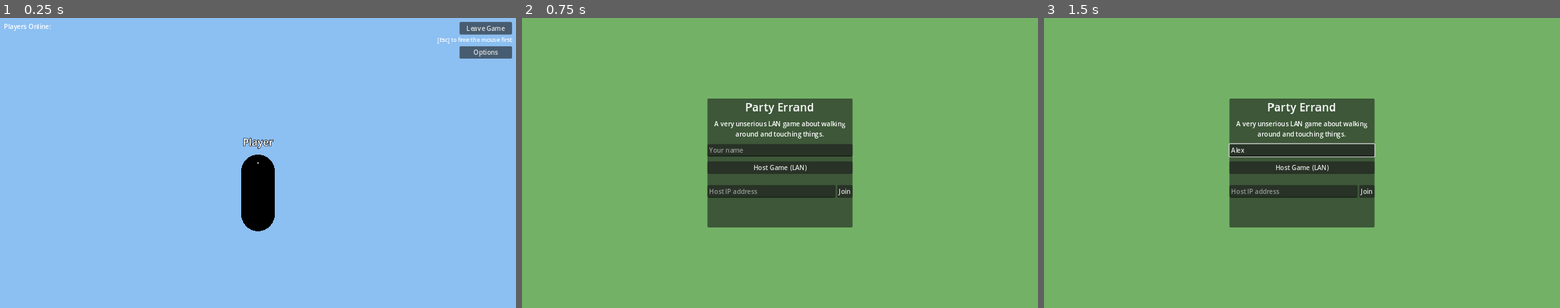
Above: before the commit, frames 1-3 (left to right).
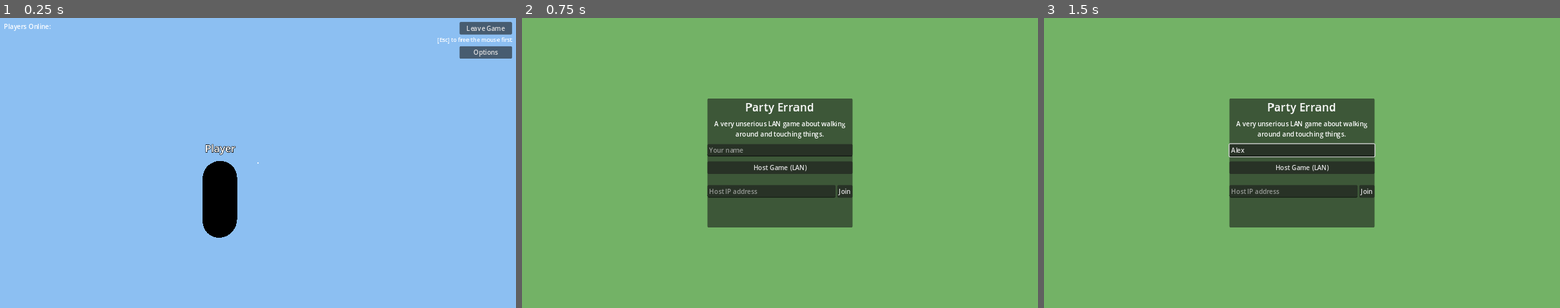
Above: after the commit, the same moments.

Repository: metheglin28/3dgame
Game: Godot game, scene res://scenes/player.tscn
The game is run twice, just before and just after one commit, with the same random seed, the same clock (stepped at 60 frames per second) and the same inputs. This scene is started directly instead of the project's main scene.
Inputs (mouse positions are in pixels of both pictures, inside the frame that each line leads up to):
- Up to frame 1 (0.25 s): no input
- Up to frame 2 (0.75 s): click "Leave Game" at 0.5 s
- Up to frame 3 (1.5 s): click (1302, 151) at 1.27 s; type "Alex" at 1.35 s

The runs differ from the first frame. In frame 1, 3.4% of the frame differs, in the area x 39-54%, y 41-76%; in frame 2, nothing differs; in frame 3, nothing differs.

Commit message:
Fix the revolver: flat bullets + over-shoulder aim that clears the model
Two funky things about the cowboy gun.

- Bullets dipped: the bullet carried gravity_scale 0.15, so it arced down over
  its flight. Set to 0 -- it now flies dead flat at full speed.

- Aim was blocked by your own model: the third-person camera sat dead behind
  the player, so the body filled screen-center exactly where you aim. The
  camera now rides over the right shoulder (SpringArm offset 0.9 right, a touch
  up -- matching the right-hip revolver), so the model sits left of centre and
  the crosshair has clear space.

  With the camera offset, "straight out of the muzzle" no longer matches the
  screen-centre crosshair, so aim now CONVERGES: look_direction() aims from the
  muzzle at the point the crosshair is looking at, a fixed 35m down the camera's
  centre ray. It's computed purely from the already-synced yaw/pitch + fixed
  offsets, so the server reproduces it exactly -- no new networking. This
  applies to everything that aims (revolver, snowball, wizard bolt, thrown
  items, sword), so they all agree with the new camera. The existing centre
  crosshair dot now marks where shots land.

Verified headless: converged aim points forward when level, tilts up/down with
pitch, and swings with yaw; the offset render confirms the model clears the
crosshair.

Co-Authored-By: Claude Opus 4.8 <noreply@anthropic.com>
Claude-Session: https://claude.ai/code/session_01JSFSDRXRChKAkmaaKX7RBj

Diff:
--- a/scenes/bullet.tscn
+++ b/scenes/bullet.tscn
@@ -18,7 +18,7 @@
 collision_layer = 2
 collision_mask = 11
 mass = 0.08
-gravity_scale = 0.15
+gravity_scale = 0.0
 continuous_cd = true
 script = ExtResource("1")
 
--- a/scenes/player.tscn
+++ b/scenes/player.tscn
@@ -299,6 +299,7 @@
 transform = Transform3D(1, 0, 0, 0, 1, 0, 0, 0, 1, 0, 1.6, 0)
 
 [node name="SpringArm3D" type="SpringArm3D" parent="CameraPivot"]
+transform = Transform3D(1, 0, 0, 0, 1, 0, 0, 0, 1, 0.9, 0.15, 0)
 spring_length = 4.5
 collision_mask = 1
 shape = SubResource("SphereShape3D_cam")
--- a/scripts/bullet.gd
+++ b/scripts/bullet.gd
@@ -1,5 +1,5 @@
 extends RigidBody3D
-## A revolver bullet: small, very fast, flies nearly flat, and RAGDOLLS
+## A revolver bullet: small, very fast, flies DEAD flat (no gravity), and RAGDOLLS
 ## whatever character it hits with the revolver's high knockback (harder than
 ## the sword). Same networking as the snowball -- server simulates, everyone
 ## renders from the projectile snapshot -- plus server-side contact detection:
--- a/scripts/player.gd
+++ b/scripts/player.gd
@@ -1064,8 +1064,22 @@
 
 ## Where this player is looking, pitch included -- the aim pivot carries the
 ## camera's yaw+pitch but none of the mesh's facing. Used for throw direction.
+## The aim direction for everything that shoots or throws (revolver, snowball,
+## wizard bolt, thrown items, sword). The third-person camera rides over the
+## right shoulder (see CAM_SHOULDER / the SpringArm offset in player.tscn), so
+## "straight out of the muzzle" would NOT match where the screen-center crosshair
+## points. Instead we CONVERGE: aim from the muzzle at the point the crosshair is
+## looking at, a fixed distance down the camera's centre ray. Computed purely
+## from the synced yaw/pitch + fixed offsets, so the server reproduces it exactly.
+const AIM_CONVERGE_DIST := 35.0
+const CAM_SHOULDER := Vector3(0.9, 0.15, 0.0)  # right + a touch up, in yaw space
+
 func look_direction() -> Vector3:
-	return -aim_pivot.global_transform.basis.z
+	var yaw_basis := Basis(Vector3.UP, camera_yaw)
+	var cam_origin := camera_pivot.global_position + yaw_basis * CAM_SHOULDER
+	var view_dir := -aim_pivot.global_transform.basis.z
+	var target := cam_origin + view_dir * AIM_CONVERGE_DIST
+	return (target - hold_point.global_position).normalized()
 
 
 func _update_squash_stretch(delta: float) -> void:
